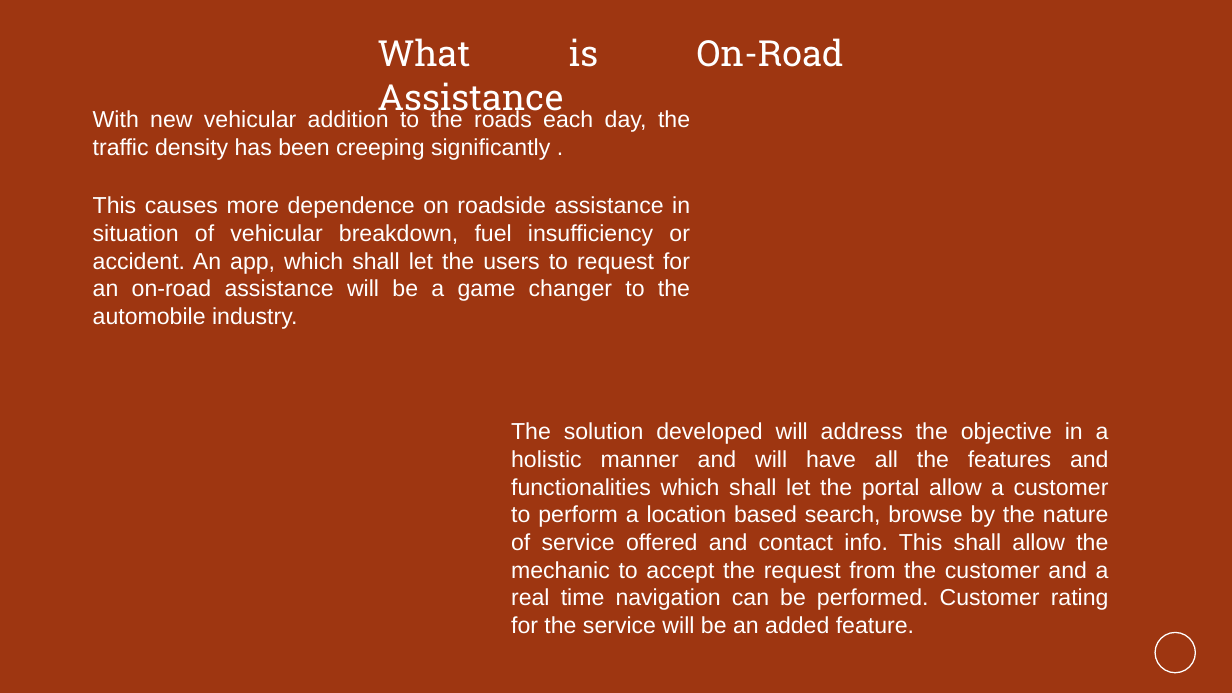
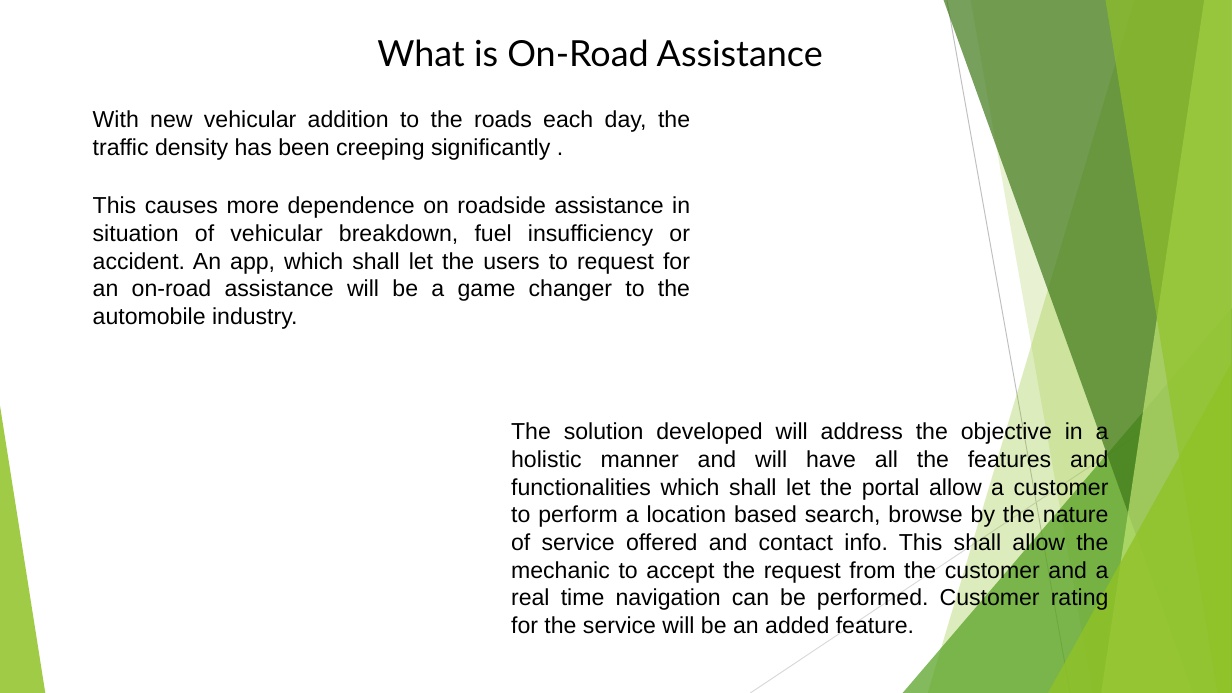
Before and after one commit to sameer-59/ReportContent, a slide deck: slide 2 of On Road PPT.pptx. Drawn at 1232x693 pixels with LibreOffice and Linux fonts; fonts in the diff are those of the drawing; background and template pictures are left out. Boxes give left, top, right and bottom in pixels: in the first picture for what was removed or moved away, otherwise in the second. Text is boxed around its words. In the diff, an @@ line names an element or a change of style, - is before the commit and + after.

```diff
--- a/On Road PPT.pptx
+++ b/On Road PPT.pptx
@@ background #9E3611 to #FFFFFF @@
@@ text "What is On-Road Assistance" at <box>377,39,823,67</box>: font Roboto Slab to Lato, text colour #FFFFFF to #000000 @@
@@ group added at <box>0,0,1232,693</box>: 5 freeform shapes, 3 triangles, 2 lines @@
@@ text colour #FFFFFF to #000000 in 3 elements at <box>93,110,690,160</box>, <box>93,196,690,329</box>, <box>511,421,1109,634</box> @@
@@ ellipse removed at <box>1155,632,1196,673</box> @@
```
Also in this commit, not shown: 2 other slides changed, 8 slides added.
